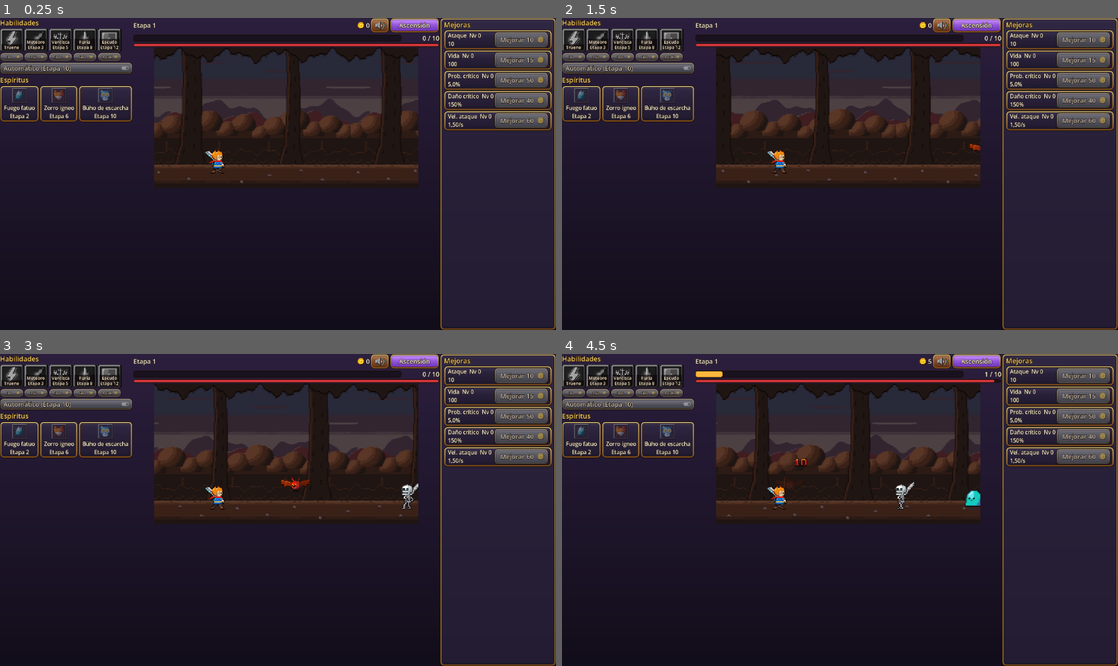
Above: before the commit, frames 1-4 (two rows, left to right).
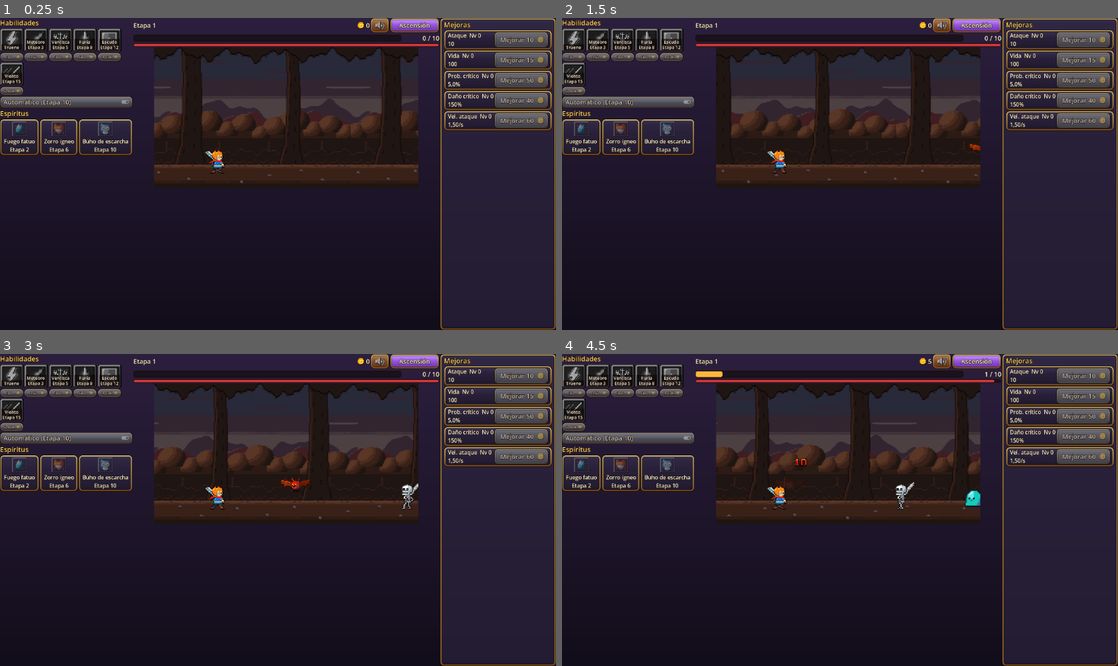
Above: after the commit, the same moments.

Repository: kevelscy/kevelscy-slayer-game
Game: Godot game, scene res://main/main.tscn
Same seed, same stepped clock (60 frames per second), same inputs: the game is played once before the commit and once after it.
Inputs:
- Up to frame 1 (0.25 s): no input
- Up to frame 2 (1.5 s): click "Ascensión" at 0.5 s; click "Cerrar" at 1.25 s
- Up to frame 3 (3 s): click "Ascensión" at 2 s; click "Cerrar" at 2.75 s
- Up to frame 4 (4.5 s): click "Ascensión" at 3.5 s; click "Cerrar" at 4.25 s

The runs differ from the first frame. In frame 1, 3.5% of the frame differs, in the area x 0-24%, y 14-45%; in frame 2, 3.5%; in frame 3, 3.5%; in frame 4, 3.5%.

Commit message:
feat(skills): add the wind skill, a dash stab to the nearest enemy

Diff:
--- a/client/core/skills/skill_bar.gd
+++ b/client/core/skills/skill_bar.gd
@@ -1,12 +1,12 @@
 class_name SkillBar
 extends RefCounted
-## Five active skill slots with cooldowns, levels and auto-cast. Only bought skills
+## Six active skill slots with cooldowns, levels and auto-cast. Only bought skills
 ## fire. It only decides when a skill fires; listeners of `cast` resolve the effect.
 
 signal cast(slot_index: int, definition: SkillDefinition)
 signal leveled_up(slot_index: int, level: int)
 
-const SLOT_COUNT: int = 5
+const SLOT_COUNT: int = 6
 const AUTOCAST_UNLOCK_STAGE: int = 10
 
 var slots: Array[SkillSlot] = []
--- a/client/core/skills/skill_definition.gd
+++ b/client/core/skills/skill_definition.gd
@@ -2,10 +2,11 @@
 extends Resource
 ## One active skill of the skill bar. `power` reads per effect: a multiple of hero
 ## attack for damage skills, a percent bonus (0.5 = +50%) for buffs and a fraction
-## of max health for shields. Skills are bought with gold and leveled: each level
+## of max health for shields. A dash (wind) stabs the nearest enemy. Skills are bought with gold and leveled: each level
 ## above the first adds LEVEL_POWER_STEP of the base power.
 
-enum Effect { DAMAGE_ALL, DAMAGE_FRONT, FREEZE_ALL, BUFF, SHIELD }
+## New effects go last: the catalog stores them as integers.
+enum Effect { DAMAGE_ALL, DAMAGE_FRONT, FREEZE_ALL, BUFF, SHIELD, DASH }
 
 const LEVEL_POWER_STEP: float = 0.15
 
@@ -30,4 +31,4 @@
 
 ## Damage and freeze skills are wasted without an enemy to hit.
 func needs_target() -> bool:
-	return effect in [Effect.DAMAGE_ALL, Effect.DAMAGE_FRONT, Effect.FREEZE_ALL]
+	return effect in [Effect.DAMAGE_ALL, Effect.DAMAGE_FRONT, Effect.FREEZE_ALL, Effect.DASH]
--- a/client/data/content/abilities/ability_catalog.tres
+++ b/client/data/content/abilities/ability_catalog.tres
@@ -60,6 +60,17 @@
 color = Color(1, 0.85, 0.3, 1)
 base_cost = 1200.0
 
+[sub_resource type="Resource" id="Resource_w1nd5"]
+script = ExtResource("2_3qjhl")
+id = &"wind"
+display_name = "Viento"
+effect = 5
+unlock_stage = 15
+cooldown_seconds = 5.0
+power = 2.5
+color = Color(0.07450981, 0.8, 0.7411765, 1)
+base_cost = 2400.0
+
 [sub_resource type="Resource" id="Resource_dy8vw"]
 script = ExtResource("3_l2ac6")
 id = &"wisp"
@@ -92,5 +103,5 @@
 
 [resource]
 script = ExtResource("1_ua7em")
-skills = Array[ExtResource("2_3qjhl")]([SubResource("Resource_djlwg"), SubResource("Resource_15cle"), SubResource("Resource_ppcxk"), SubResource("Resource_6q7ef"), SubResource("Resource_xwe56")])
+skills = Array[ExtResource("2_3qjhl")]([SubResource("Resource_djlwg"), SubResource("Resource_15cle"), SubResource("Resource_ppcxk"), SubResource("Resource_6q7ef"), SubResource("Resource_xwe56"), SubResource("Resource_w1nd5")])
 spirits = Array[ExtResource("3_l2ac6")]([SubResource("Resource_dy8vw"), SubResource("Resource_y45cc"), SubResource("Resource_hlbvy")])
--- a/client/entities/hero/hero.gd
+++ b/client/entities/hero/hero.gd
@@ -6,12 +6,21 @@
 signal respawned
 
 const ATTACK_RANGE: float = 30.0
+## Wind dash: the sprite lunges to the enemy and back; the hero itself never leaves
+## its lane spot, so targeting and enemy contact stay the same.
+const DASH_SECONDS: float = 0.3
+## Stops the stab this far short of the enemy center, sword tip on its body.
+const DASH_STOP_SHORT: float = 14.0
 
 @export var animation_set: AnimationSet
 
 var stats: StatBlock
 var target: Enemy
 var rng: RandomNumberGenerator = RandomNumberGenerator.new()
+
+var _dash_left: float = 0.0
+var _dash_reach: float = 0.0
+var _sprite_home: Vector2
 
 @onready var sprite: AnimatedSprite2D = $Sprite
 @onready var health: HealthComponent = $Health
@@ -20,6 +29,7 @@
 
 
 func _ready() -> void:
+	_sprite_home = sprite.position
 	rng.randomize()
 	sprite.sprite_frames = SpriteFramesBuilder.build(animation_set.sheets)
 	sprite.animation_finished.connect(_on_animation_finished)
@@ -32,6 +42,27 @@
 	if not stats.changed.is_connected(_sync_attack_speed):
 		stats.changed.connect(_sync_attack_speed)
 	_sync_attack_speed()
+
+
+func _process(delta: float) -> void:
+	if _dash_left <= 0.0:
+		return
+	_dash_left = maxf(_dash_left - delta, 0.0)
+	var progress: float = 1.0 - _dash_left / DASH_SECONDS
+	var offset: float = _dash_reach * sin(PI * progress) if _dash_left > 0.0 else 0.0
+	sprite.position = _sprite_home + Vector2(offset, 0.0)
+
+
+## Lunges the sprite to `target_x` (world x) with a sword stab, then back.
+func dash_to(target_x: float) -> void:
+	_dash_reach = maxf(target_x - position.x - DASH_STOP_SHORT, 0.0)
+	_dash_left = DASH_SECONDS
+	sprite.stop()
+	sprite.play(&"attack")
+
+
+func is_dashing() -> bool:
+	return _dash_left > 0.0
 
 
 func is_running() -> bool:
--- a/client/systems/audio/sfx_player.gd
+++ b/client/systems/audio/sfx_player.gd
@@ -20,6 +20,7 @@
 	&"blizzard": [0.2, 1, -12.0, 1.0],
 	&"fury": [0.2, 1, -15.0, 1.0],
 	&"shield": [0.2, 1, -12.0, 1.0],
+	&"wind": [0.2, 1, -14.0, 1.0],
 	&"upgrade": [0.05, 2, -13.0, 1.0],
 	&"ui_tap": [0.05, 1, -17.0, 1.0],
 	&"boss_start": [0.5, 1, -11.0, 1.0],
--- a/client/tests/unit/core/test_ability_catalog_content.gd
+++ b/client/tests/unit/core/test_ability_catalog_content.gd
@@ -4,14 +4,14 @@
 const CATALOG: AbilityCatalog = preload("res://data/content/abilities/ability_catalog.tres")
 
 
-func test_five_skills_in_slot_order_with_their_unlock_stages() -> void:
+func test_six_skills_in_slot_order_with_their_unlock_stages() -> void:
 	var ids: Array[StringName] = []
 	var stages: Array[int] = []
 	for skill: SkillDefinition in CATALOG.skills:
 		ids.append(skill.id)
 		stages.append(skill.unlock_stage)
-	assert_eq(ids, [&"thunder", &"meteor", &"blizzard", &"fury", &"shield"] as Array[StringName])
-	assert_eq(stages, [1, 3, 5, 8, 12] as Array[int])
+	assert_eq(ids, [&"thunder", &"meteor", &"blizzard", &"fury", &"shield", &"wind"] as Array[StringName])
+	assert_eq(stages, [1, 3, 5, 8, 12, 15] as Array[int])
 
 
 func test_each_skill_matches_its_element() -> void:
@@ -23,6 +23,7 @@
 	assert_eq(effects, [
 		SkillDefinition.Effect.DAMAGE_ALL, SkillDefinition.Effect.DAMAGE_FRONT,
 		SkillDefinition.Effect.FREEZE_ALL, SkillDefinition.Effect.BUFF, SkillDefinition.Effect.SHIELD,
+		SkillDefinition.Effect.DASH,
 	] as Array[SkillDefinition.Effect])
 
 
@@ -43,7 +44,7 @@
 
 
 func test_game_state_session_uses_the_catalog() -> void:
-	assert_eq(GameState.session.skills.slots.size(), 5)
+	assert_eq(GameState.session.skills.slots.size(), 6)
 	assert_eq(GameState.session.spirits.slots.size(), 3)
 
 
@@ -52,4 +53,20 @@
 	for skill: SkillDefinition in CATALOG.skills:
 		prices[skill.id] = skill.base_cost
 		assert_eq(skill.cost_growth, 1.35, String(skill.id))
-	assert_eq(prices, {&"thunder": 30.0, &"meteor": 150.0, &"blizzard": 300.0, &"fury": 600.0, &"shield": 1200.0})
+	assert_eq(prices, {&"thunder": 30.0, &"meteor": 150.0, &"blizzard": 300.0, &"fury": 600.0, &"shield": 1200.0, &"wind": 2400.0})
+
+
+func test_wind_cools_faster_and_hits_a_little_less_than_thunder() -> void:
+	var thunder: SkillDefinition = CATALOG.skills[0]
+	var wind: SkillDefinition = CATALOG.skills[5]
+	assert_eq(wind.display_name, "Viento")
+	assert_lt(wind.cooldown_seconds, thunder.cooldown_seconds)
+	assert_lt(wind.power, thunder.power)
+	assert_gt(wind.power, thunder.power * 0.75, "only a little less")
+	assert_true(wind.needs_target(), "the dash is wasted without an enemy")
+
+
+func test_every_skill_has_a_cast_sound_and_an_icon() -> void:
+	for skill: SkillDefinition in CATALOG.skills:
+		assert_true(SfxPlayer.SOUNDS.has(skill.id), String(skill.id))
+		assert_true(ResourceLoader.exists(AbilityPanel.ICON_PATH % skill.id), String(skill.id))
--- a/client/tests/unit/core/test_skill_bar.gd
+++ b/client/tests/unit/core/test_skill_bar.gd
@@ -28,20 +28,20 @@
 	watch_signals(bar)
 
 
-func test_bar_has_five_slots_in_catalog_order() -> void:
-	assert_eq(SkillBar.SLOT_COUNT, 5)
+func test_bar_has_six_slots_and_fills_them_in_catalog_order() -> void:
+	assert_eq(SkillBar.SLOT_COUNT, 6)
 	assert_eq(bar.slots.size(), 5)
 	assert_eq(bar.slots[0].definition.id, &"thunder")
 	assert_eq(bar.slots[4].definition.id, &"shield")
 
 
-func test_more_than_five_definitions_are_rejected_beyond_the_fifth() -> void:
+func test_more_than_six_definitions_are_rejected_beyond_the_sixth() -> void:
 	var definitions: Array[SkillDefinition] = []
-	for index: int in 6:
+	for index: int in 7:
 		definitions.append(_skill(StringName("s%d" % index), SkillDefinition.Effect.DAMAGE_ALL, 1, 1.0))
 	var oversized: SkillBar = SkillBar.new(definitions)
 	assert_push_error("SkillBar")
-	assert_eq(oversized.slots.size(), 5)
+	assert_eq(oversized.slots.size(), 6)
 
 
 func test_cast_starts_cooldown_and_emits_cast() -> void:
--- a/client/tests/unit/main/test_spanish_texts.gd
+++ b/client/tests/unit/main/test_spanish_texts.gd
@@ -62,5 +62,5 @@
 	for spirit: SpiritDefinition in CATALOG.spirits:
 		names.append(spirit.display_name)
 	assert_eq(names, [
-		"Trueno", "Meteoro", "Ventisca", "Furia", "Escudo", "Fuego fatuo", "Zorro ígneo", "Búho de escarcha",
+		"Trueno", "Meteoro", "Ventisca", "Furia", "Escudo", "Viento", "Fuego fatuo", "Zorro ígneo", "Búho de escarcha",
 	] as Array[String])
--- a/client/tests/unit/ui/test_ability_panel.gd
+++ b/client/tests/unit/ui/test_ability_panel.gd
@@ -16,7 +16,7 @@
 
 
 func test_one_button_per_skill() -> void:
-	assert_eq(panel.skill_buttons.size(), 5)
+	assert_eq(panel.skill_buttons.size(), 6)
 
 
 func _card(index: int) -> SkillCard:
@@ -138,7 +138,7 @@
 
 
 func test_each_skill_has_a_buy_button_with_its_gold_cost_and_the_coin() -> void:
-	assert_eq(panel.buy_buttons.size(), 5)
+	assert_eq(panel.buy_buttons.size(), 6)
 	for index: int in 5:
 		var button: Button = panel.buy_buttons[index]
 		assert_eq(button.text, NumberFormat.format(session.skills.slots[index].cost()))
--- a/client/tests/unit/world/test_battle_world_abilities.gd
+++ b/client/tests/unit/world/test_battle_world_abilities.gd
@@ -51,6 +51,37 @@
 	assert_true(_lost(enemies[0]).is_equal_approx(session.skill_damage(skill)))
 	assert_true(_lost(enemies[1]).is_zero())
 	assert_true(_lost(enemies[2]).is_zero())
+
+
+func test_wind_dash_hits_only_the_nearest_enemy() -> void:
+	var skill: SkillDefinition = _skill(&"wind")
+	world.resolve_skill(skill)
+	assert_true(_lost(enemies[0]).is_equal_approx(session.skill_damage(skill)))
+	assert_true(_lost(enemies[1]).is_zero())
+	assert_true(_lost(enemies[2]).is_zero())
+
+
+func test_wind_dash_lunges_the_hero_to_the_enemy_and_back() -> void:
+	for index: int in enemies.size():
+		enemies[index].position.x = 200.0 + 40.0 * index
+	var home: Vector2 = world.hero.position
+	var sprite_home: Vector2 = world.hero.sprite.position
+	world.resolve_skill(_skill(&"wind"))
+	assert_true(world.hero.is_dashing())
+	world.hero._process(Hero.DASH_SECONDS * 0.5)
+	var reach: float = enemies[0].position.x - home.x
+	assert_gt(world.hero.sprite.position.x - sprite_home.x, reach * 0.5, "the stab reaches the enemy")
+	world.hero._process(Hero.DASH_SECONDS)
+	assert_false(world.hero.is_dashing())
+	assert_eq(world.hero.sprite.position, sprite_home, "back in place")
+	assert_eq(world.hero.position, home, "the lane never moves")
+
+
+func test_wind_without_enemies_does_not_dash() -> void:
+	for enemy: Enemy in enemies:
+		enemy.vanish()
+	world.resolve_skill(_skill(&"wind"))
+	assert_false(world.hero.is_dashing())
 
 
 func test_blizzard_damages_and_freezes_every_enemy() -> void:
--- a/client/tools/generate_ability_content.gd
+++ b/client/tools/generate_ability_content.gd
@@ -14,6 +14,8 @@
 		_skill(&"blizzard", "Ventisca", SkillDefinition.Effect.FREEZE_ALL, 5, 15.0, 1.5, 3.0, Color(0.55, 0.95, 1.0), 300.0),
 		_skill(&"fury", "Furia", SkillDefinition.Effect.BUFF, 8, 20.0, 0.5, 6.0, Color(1.0, 0.3, 0.25), 600.0),
 		_skill(&"shield", "Escudo", SkillDefinition.Effect.SHIELD, 12, 25.0, 0.5, 8.0, Color(1.0, 0.85, 0.3), 1200.0),
+		# Faster than thunder but a little weaker, and on one enemy only (L1 bonuses).
+		_skill(&"wind", "Viento", SkillDefinition.Effect.DASH, 15, 5.0, 2.5, 0.0, Color("#13ccbd"), 2400.0),
 	]
 	catalog.spirits = [
 		_spirit(&"wisp", "Fuego fatuo", 2, StatBlock.ATTACK, StatModifier.Kind.PERCENT, 0.1, 3.0, 1.0, Color("#13ccbd")),
--- a/client/world/ability_effects.gd
+++ b/client/world/ability_effects.gd
@@ -1,7 +1,7 @@
 class_name AbilityEffects
 extends Node2D
 ## Placeholder VFX drawn with primitives: lightning bolts, meteors, frost bursts,
-## spirit shots and the hero's shield ring. Effects are short-lived and visual only.
+## wind slashes, spirit shots and the hero's shield ring. Effects are short-lived and visual only.
 
 const EFFECT_SECONDS: float = 0.35
 const SKY_Y: float = -10.0
@@ -65,6 +65,8 @@
 				draw_circle(flash.from.lerp(flash.to, minf(progress * 2.0, 1.0)), 8.0, color)
 			SkillDefinition.Effect.FREEZE_ALL:
 				draw_circle(flash.to, 16.0 * (1.5 - alpha), Color(color, alpha * 0.5))
+			SkillDefinition.Effect.DASH:
+				_draw_wind_slash(flash.to, color, 1.0 - alpha)
 
 
 func _draw_bolt(from: Vector2, to: Vector2, color: Color) -> void:
@@ -74,3 +76,14 @@
 		points.append(point + Vector2(6.0 if step % 2 == 0 else -6.0, 0.0))
 	points.append(to)
 	draw_polyline(points, color, 2.0)
+
+
+## Three speed lines trailing the stab plus a diagonal cut across the enemy.
+func _draw_wind_slash(at: Vector2, color: Color, progress: float) -> void:
+	var center: Vector2 = at + Vector2(0.0, -14.0)
+	for row: int in 3:
+		var y: float = center.y - 8.0 + 8.0 * row
+		var length: float = 40.0 * (1.0 - progress)
+		draw_line(Vector2(center.x - 14.0 - length, y), Vector2(center.x - 14.0, y), color, 2.0)
+	var cut: Vector2 = Vector2(10.0, -10.0) * (0.5 + progress)
+	draw_line(center - cut, center + cut, Color(Color.WHITE, color.a), 2.0)
--- a/client/world/battle_world.gd
+++ b/client/world/battle_world.gd
@@ -92,6 +92,10 @@
 		SkillDefinition.Effect.DAMAGE_FRONT:
 			if not enemies.is_empty():
 				targets = [enemies[0]]
+		SkillDefinition.Effect.DASH:
+			if not enemies.is_empty():
+				targets = [enemies[0]]
+				hero.dash_to(enemies[0].position.x)
 		SkillDefinition.Effect.BUFF:
 			session.activate_buff(skill)
 		SkillDefinition.Effect.SHIELD:
Binary file added: client/art/icons/skill_wind.png
Not shown, added: client/art/icons/skill_wind.png.import
Not shown, added: client/audio/sfx/wind.wav.import
Not shown, added: client/audio/source/wind.txt
Not shown, added: client/art/source/skill_wind.pxo
Not shown, changed: client/assets/ASSETS.md
Not shown, added: client/audio/sfx/wind.wav
Not shown, added: client/audio/source/wind.scraft
